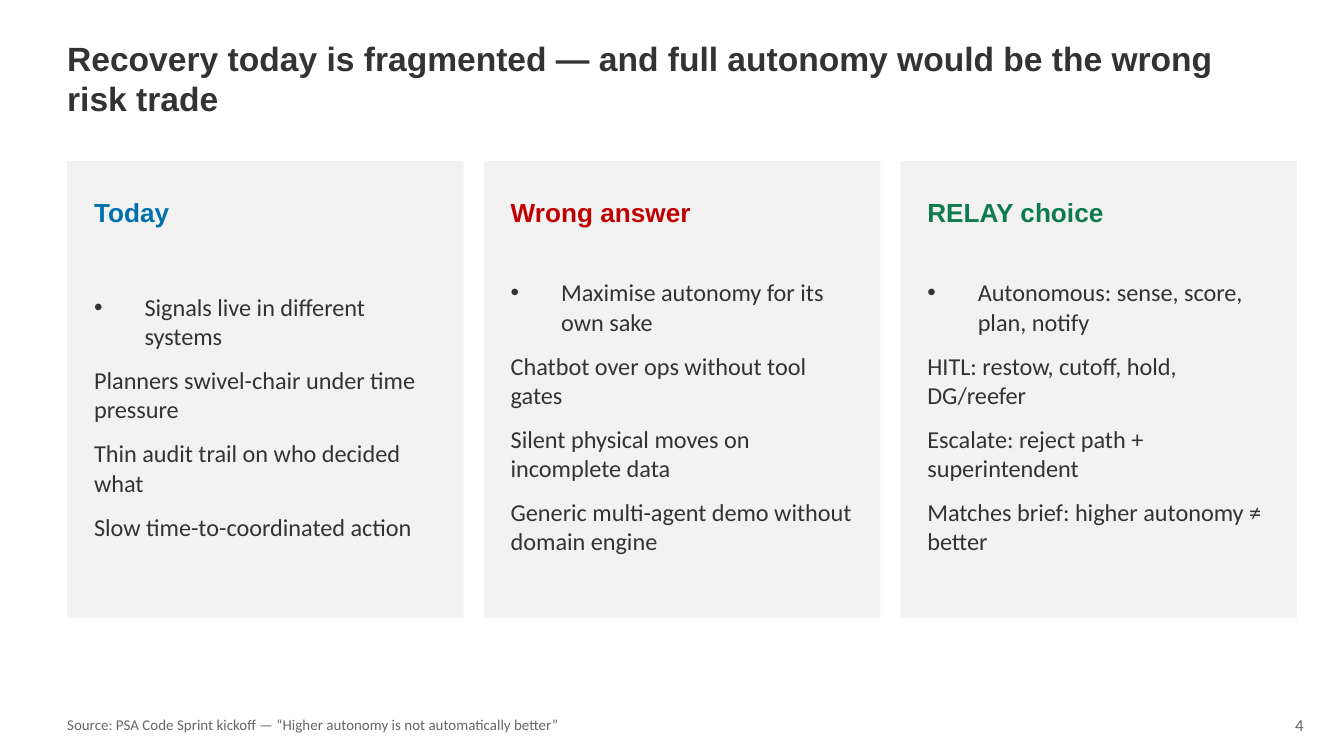
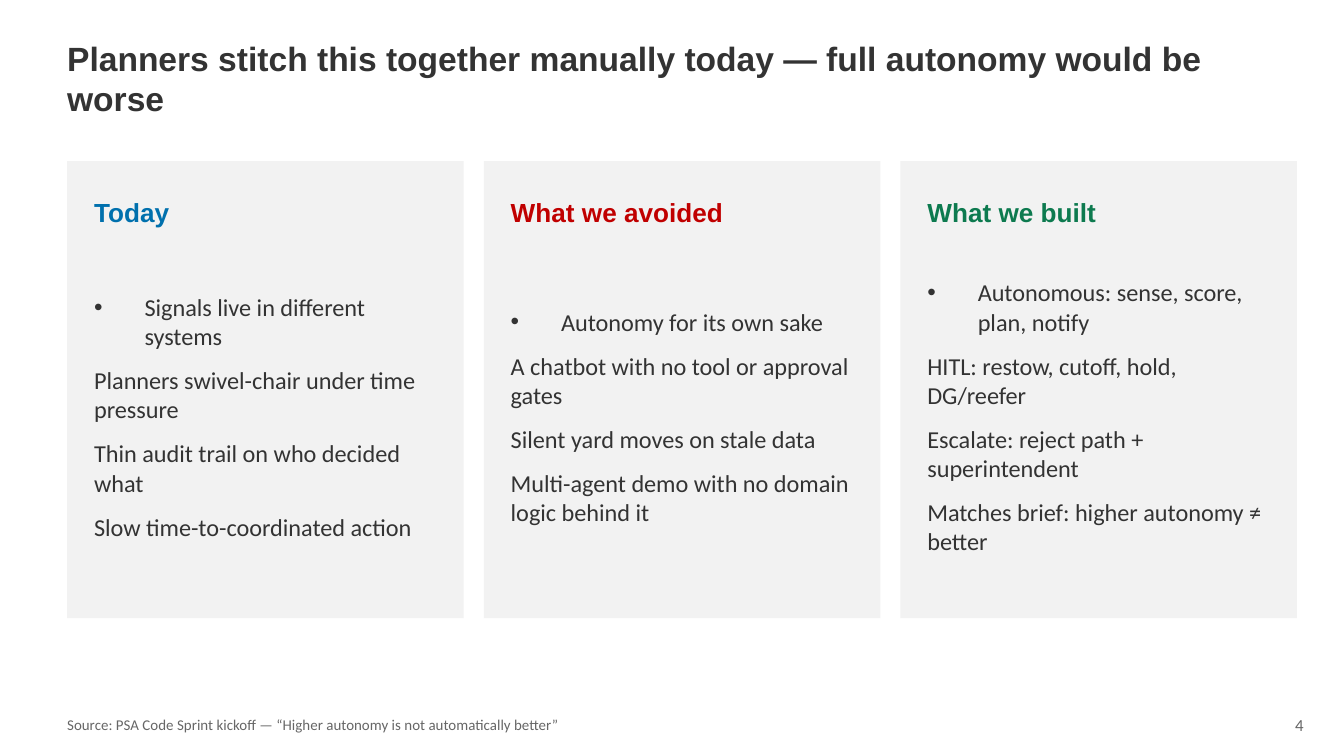
Before and after one commit to piyaphat38030/psa-relay, a slide deck: slide 4 of deliverables/RELAY_Presentation.pptx. Drawn at 1344x756 pixels with LibreOffice and Linux fonts; fonts in the diff are those of the drawing. Boxes give left, top, right and bottom in pixels: in the first picture for what was removed or moved away, otherwise in the second. Text is boxed around its words. In the diff, an @@ line names an element or a change of style, - is before the commit and + after.

```diff
--- a/deliverables/RELAY_Presentation.pptx
+++ b/deliverables/RELAY_Presentation.pptx
@@ text at (67, 46, 1201, 112): text changed @@
-Recovery today is fragmented — and full autonomy would be the wrong risk trade
+Planners stitch this together manually today — full autonomy would be worse
@@ text at (511, 203, 723, 223): text changed @@
-Wrong answer
+What we avoided
@@ text at (927, 203, 1096, 223): text changed @@
-RELAY choice
+What we built
@@ text at (511, 314, 849, 525): text changed @@
-• Maximise autonomy for its own sake
-Chatbot over ops without tool gates
-Silent physical moves on incomplete data
-Generic multi-agent demo without domain engine
+• Autonomy for its own sake
+A chatbot with no tool or approval gates
+Silent yard moves on stale data
+Multi-agent demo with no domain logic behind it
```
Also in this commit, not shown: 13 other slides changed, 2 other files.
